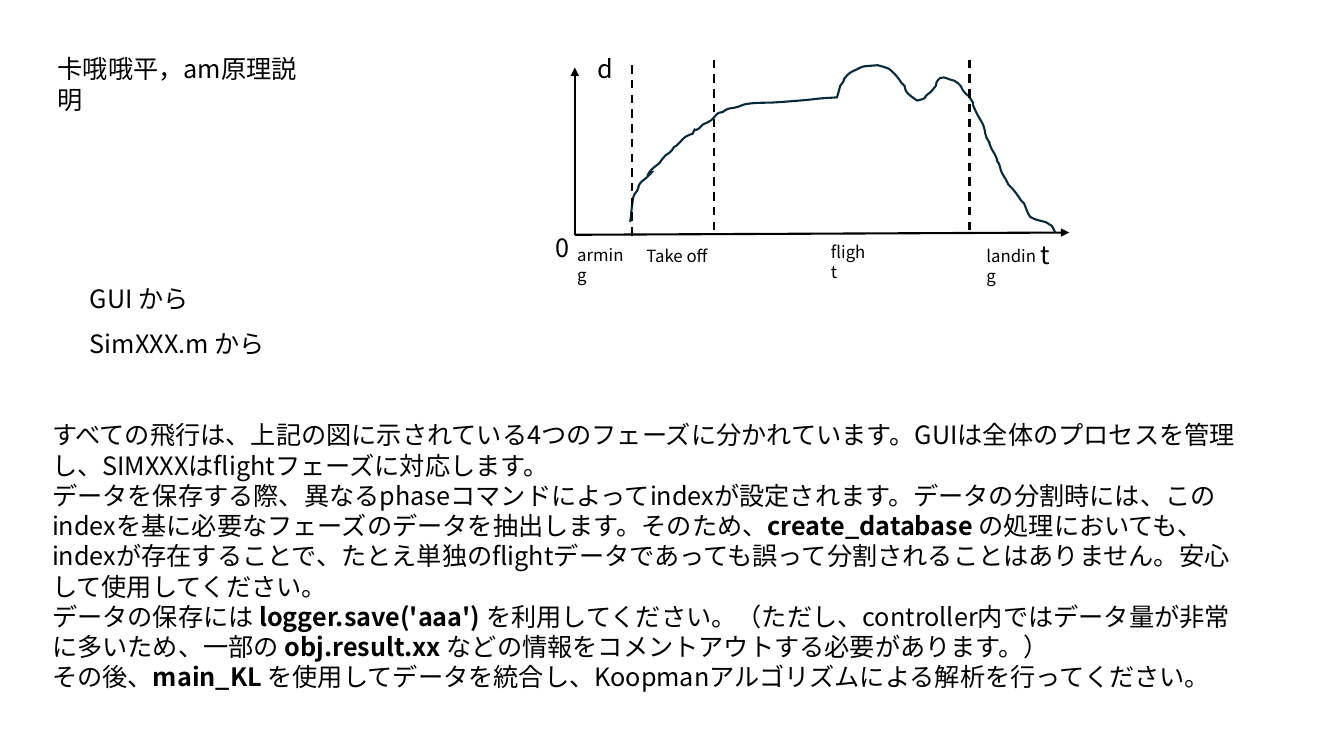
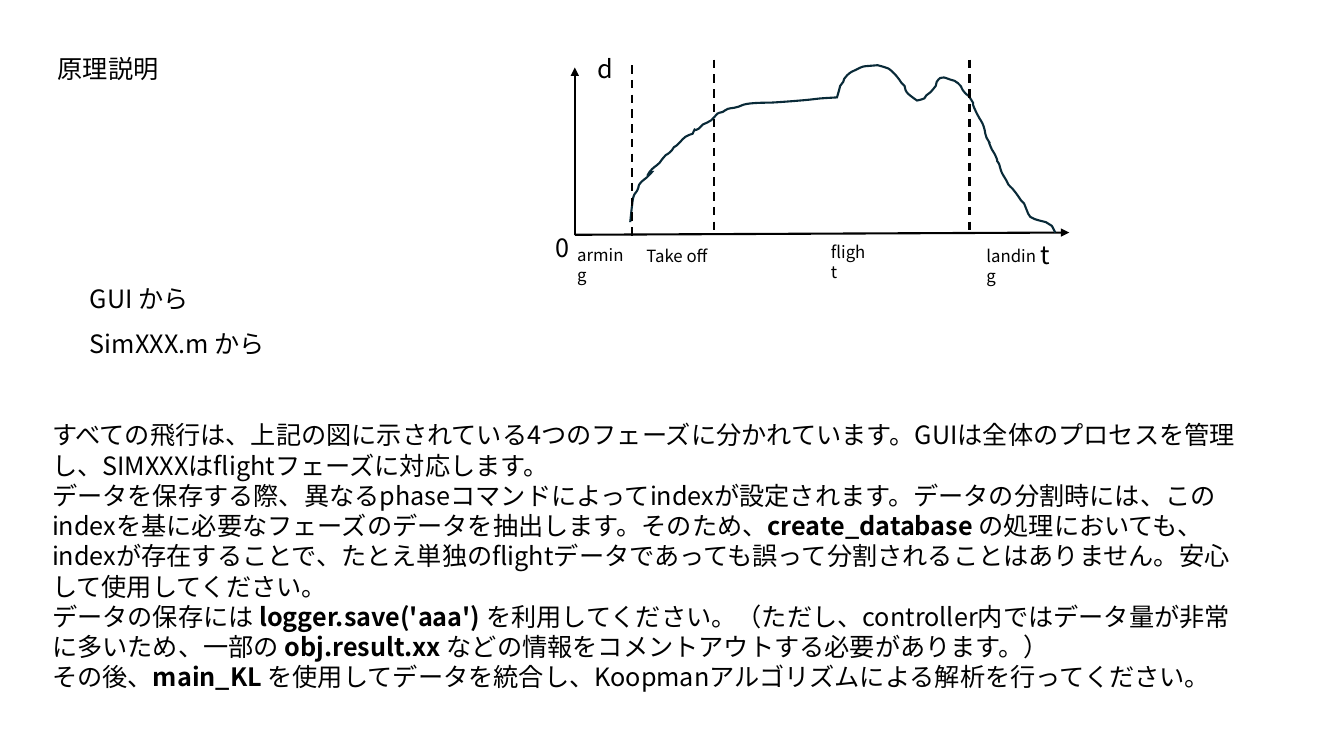
Before and after one commit to kasekiguchi/drone, a slide deck: slide 1 of simulationto data.pptx. Drawn at 1344x756 pixels with LibreOffice and Linux fonts; fonts in the diff are those of the drawing. Boxes give left, top, right and bottom in pixels: in the first picture for what was removed or moved away, otherwise in the second. Text is boxed around its words. In the diff, an @@ line names an element or a change of style, - is before the commit and + after.

```diff
--- a/simulationto data.pptx
+++ b/simulationto data.pptx
@@ text at bbox=[58, 57, 159, 80]: text changed @@
-卡哦哦平，am原理説明
+原理説明
```
Also in this commit, not shown: 6 other files.
